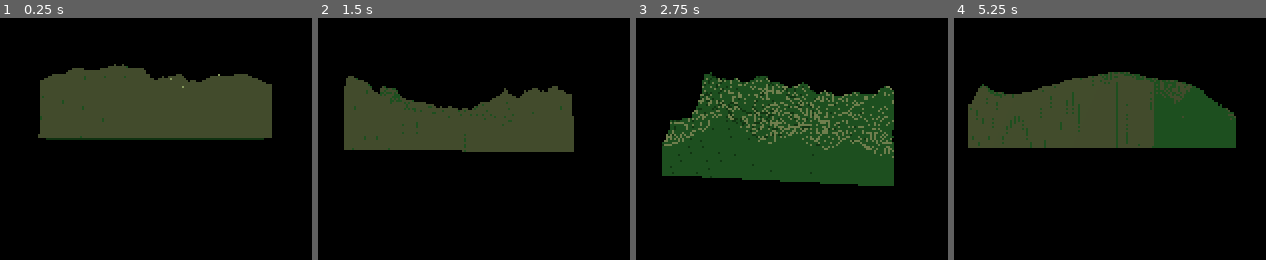
Above: before the commit, frames 1-4 (left to right).
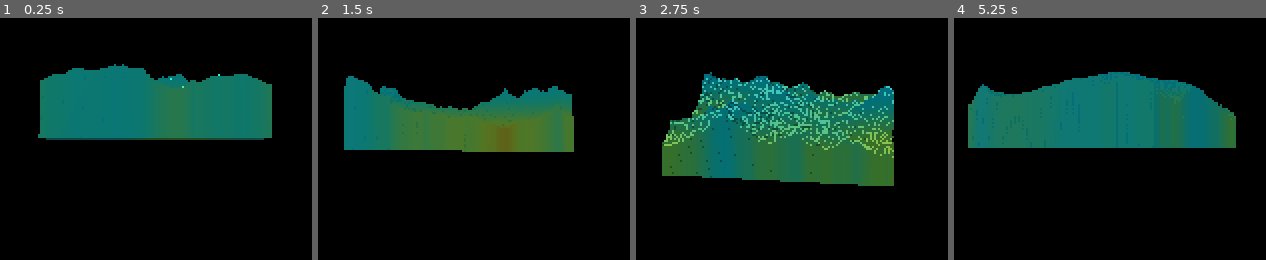
Above: after the commit, the same moments.

Repository: CasualGarageCoder/godot-3D-map
Game: Godot game, scene res://scenes/main.tscn
Two runs of this game, one before a commit and one after it. Both use one fixed random seed, a clock stepped at 60 frames per second and the inputs below. The project has no main scene, so this scene is started directly.
Inputs (mouse positions are in pixels of both pictures, inside the frame that each line leads up to):
- Up to frame 1 (0.25 s): no input
- Up to frame 2 (1.5 s): tap Enter at 0.5, 0.6 s; move the mouse to (outside the picture) at 0.52 s; click (outside the picture) at 0.67 s; drag from (outside the picture) to (outside the picture) at 1.27 s
- Up to frame 3 (2.75 s): move the mouse to (outside the picture) at 2.02 s; tap Enter at 2.1 s; click (outside the picture) at 2.17 s
- Up to frame 4 (5.25 s): drag from (outside the picture) to (outside the picture) at 2.77 s; move the mouse to (outside the picture) at 3.52 s; tap Enter at 3.6, 5.1 s; click (outside the picture) at 3.67 s; tap Space at 4.25 s; drag from (outside the picture) to (outside the picture) at 4.27 s; move the mouse to (1188, 112) at 5.02 s; click (1188, 112) at 5.17 s

The runs differ from the first frame. In frame 1, 20% of the frame differs, in the area x 12-88%, y 19-51%; in frame 2, 17%; in frame 3, 27%, in the area x 8-83%, y 22-70%; in frame 4, 22%.

Commit message:
feat: add color gradient to cells

Diff:
--- a/resources/shaders/map.gdshader
+++ b/resources/shaders/map.gdshader
@@ -12,6 +12,8 @@
 // Update attenuation with the distance in [0, 1].
 // 0 = no attenuation, 1 = full merge.
 uniform float distance_smooth : hint_range(0., 1.) = .5;
+
+varying float cell_level;
 
 // INSTANCE_CUSTOM :
 // x => [0, 1] : Distance from the center.
@@ -38,12 +40,16 @@
 		} else {
 			target = INSTANCE_CUSTOM.z;
 		}
-
 		float updated_target = (INSTANCE_CUSTOM.z * distance_smooth) + (height * (1. - distance_smooth));
 		float updated_height = (updated_target * INSTANCE_CUSTOM.x) + (height * (1. - INSTANCE_CUSTOM.x));
 		ratio = updated_height * p + (target * (1. - p));
 	}
 
+	cell_level = ratio / height;
 	VERTEX.y *= ratio;
 	VERTEX.y += ratio / 2.;
 }
+
+void fragment() {
+	ALBEDO = smoothstep(vec3(1., 0., 0.), vec3(0., 0.4, 1.0), vec3(cell_level));
+}
--- a/scenes/main.tscn
+++ b/scenes/main.tscn
@@ -46,10 +46,10 @@
 
 [node name="Light" type="DirectionalLight3D" parent="."]
 transform = Transform3D(0.97709, -0.108641, 0.183008, 1.30903e-08, 0.859897, 0.510468, -0.212826, -0.498773, 0.840197, 7.57554, 0.616968, 12.2388)
-light_color = Color(0.57712, 0.64948, 0.401763, 1)
 directional_shadow_mode = 0
 
 [node name="BackLight" type="DirectionalLight3D" parent="."]
 transform = Transform3D(0.900319, -0.197591, -0.387794, -0.336067, -0.881782, -0.330937, -0.27656, 0.428273, -0.860289, 10.4151, 0.720117, 5.44919)
-light_color = Color(0.1254, 0.33, 0.13222, 1)
+light_color = Color(0.504305, 0.639676, 0.721716, 1)
+light_energy = 0.5
 directional_shadow_mode = 0
